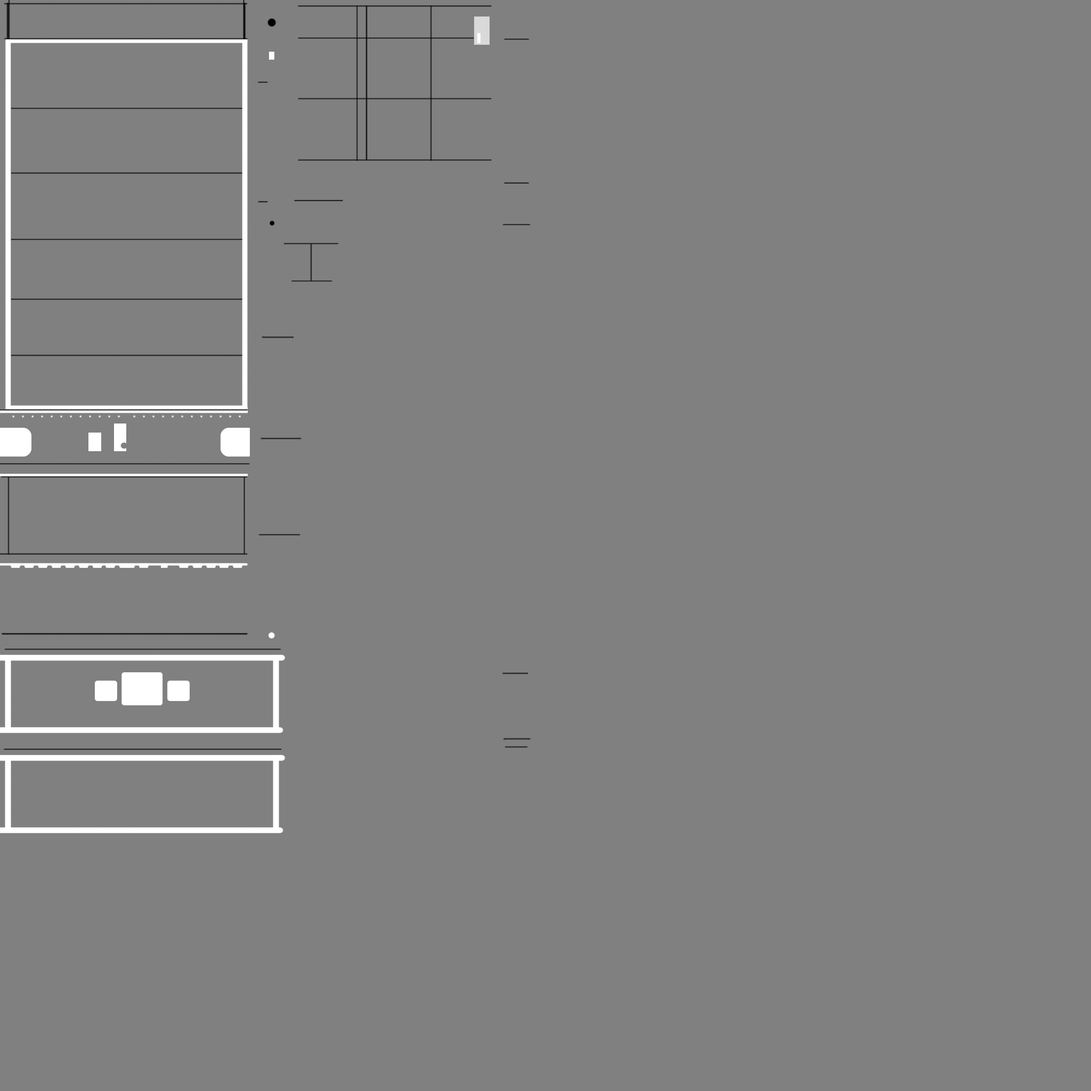
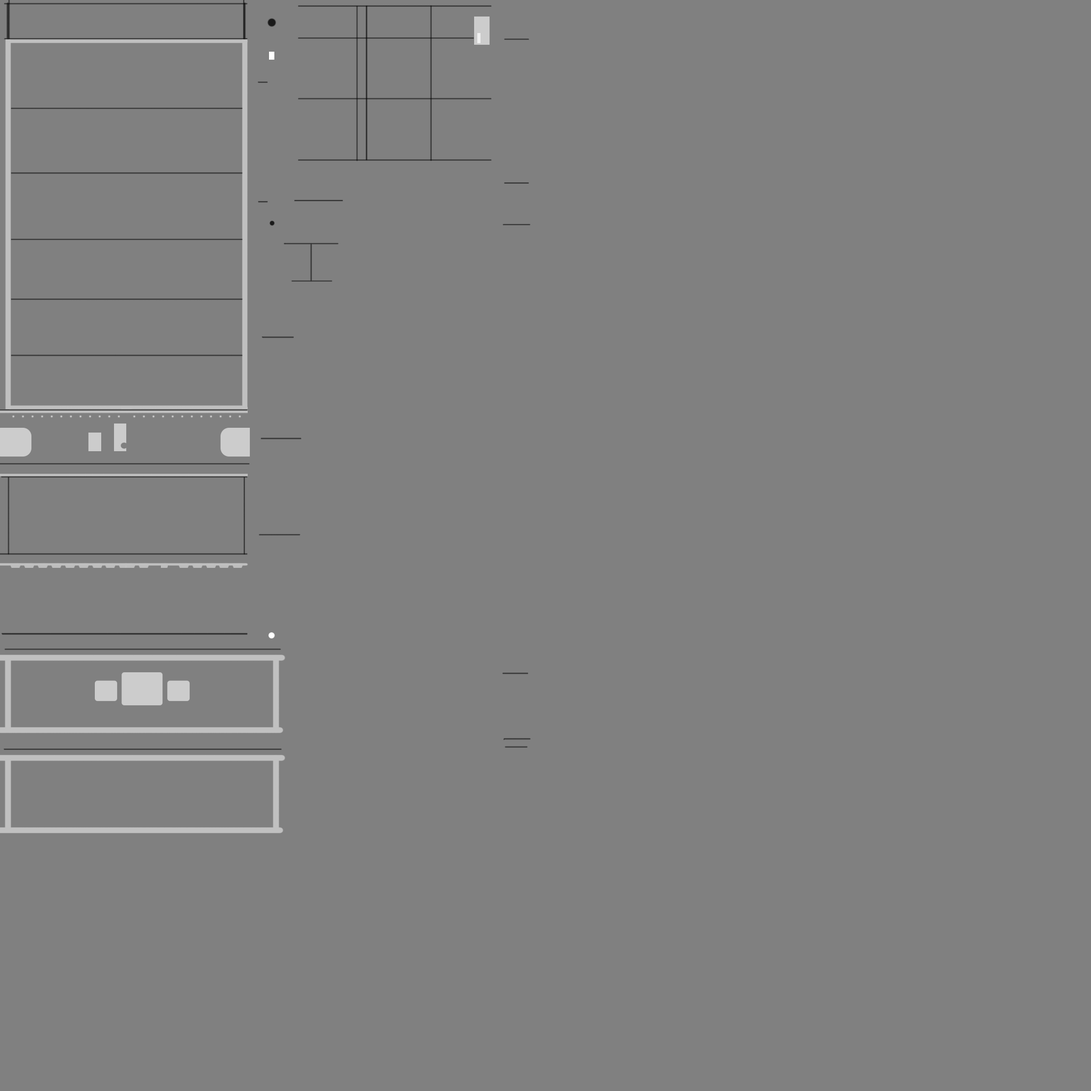
The second (1091, 1091) image is a revision of the first. Changes to its layers:
"Rounded Rectangle 1 copy" (1st of 2): opacity 100% → 60%, painted on it over (x1=0, y1=427, x2=250, y2=457)
"Rivets": opacity 100% → 70% over (x1=11, y1=33, x2=481, y2=418)
"Cone": opacity 100% → 80% over (x1=0, y1=5, x2=432, y2=465)
hid "Layer 1" over (x1=92, y1=432, x2=102, y2=452)
"Rounded Rectangle 2 copy": opacity 100% → 60% over (x1=94, y1=672, x2=190, y2=706)
"Ridges copy": opacity 100% → 50% over (x1=0, y1=410, x2=287, y2=835)
"Bit": opacity 100% → 60% over (x1=114, y1=423, x2=127, y2=452)
"Layer 3": opacity 100% → 60% over (x1=88, y1=432, x2=102, y2=452)
"Nozzle": opacity 100% → 80% over (x1=267, y1=18, x2=277, y2=27)
"AltNose": opacity 100% → 80% over (x1=284, y1=243, x2=339, y2=282)
"NoseJOint": opacity 100% → 80% over (x1=269, y1=220, x2=276, y2=226)
"Nose": opacity 100% → 80% over (x1=257, y1=81, x2=268, y2=203)
"Vertical": opacity 100% → 80% over (x1=6, y1=0, x2=246, y2=555)
"Raceway": opacity 100% → 80% over (x1=259, y1=38, x2=531, y2=748)
"Rounded Rectangle 1 copy" (2nd of 2): opacity 100% → 60% over (x1=0, y1=427, x2=249, y2=457)
"Bump": opacity 70% → 60% over (x1=474, y1=16, x2=490, y2=45)
"Border": opacity 100% → 50% over (x1=4, y1=38, x2=249, y2=410)
"Lines" (1st of 2): opacity 100% → 80% over (x1=0, y1=3, x2=492, y2=750)
